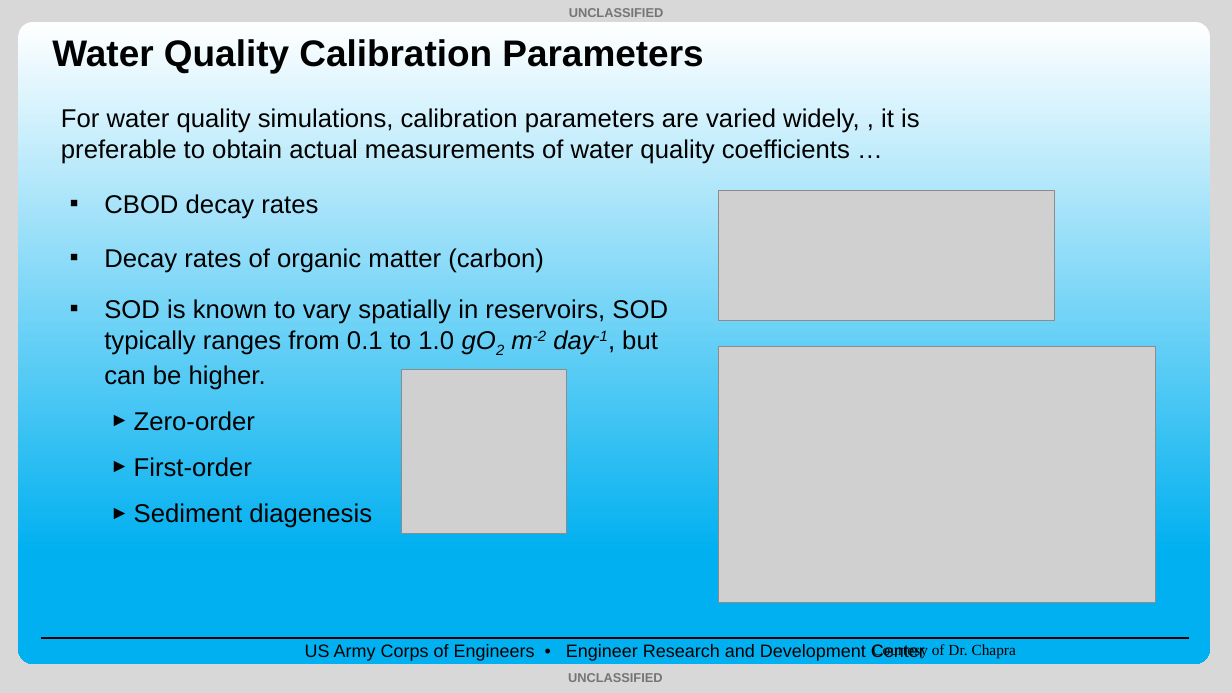
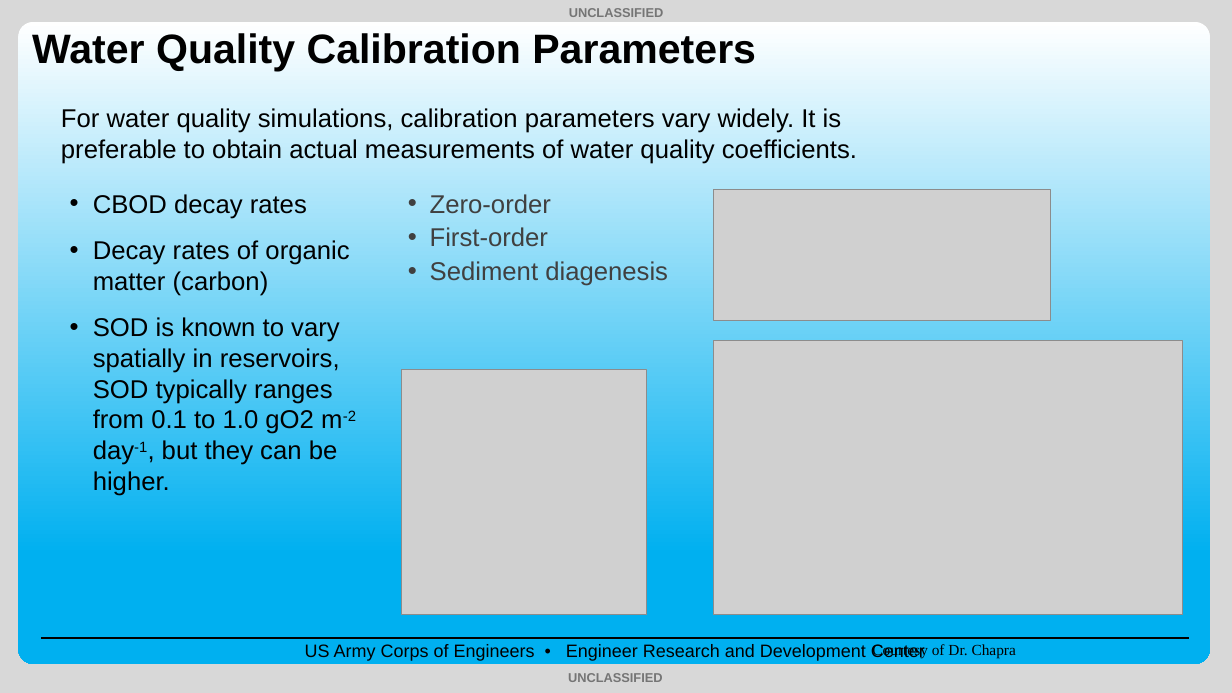
Before and after one commit to EcohydrologyTeam/CE-QUAL-W2-Workshop-2025, a slide deck: slide 15 of Lectures/2.08_Lecture_Calibration_and_Validation_Sep2025_TS.pptx. Drawn at 1232x693 pixels with LibreOffice and Linux fonts; fonts in the diff are those of the drawing; grey boxes stand for pictures; background and template pictures are left out. Boxes give left, top, right and bottom in pixels: in the first picture for what was removed or moved away, otherwise in the second. Text is boxed around its words. In the diff, an @@ line names an element or a change of style, - is before the commit and + after.

```diff
--- a/Lectures/2.08_Lecture_Calibration_and_Validation_Sep2025_TS.pptx
+++ b/Lectures/2.08_Lecture_Calibration_and_Validation_Sep2025_TS.pptx
@@ title "Water Quality Calibration Parameters": place and size @@
-title "Water Quality Calibration Parameters" at [52, 39, 703, 73]
+title "Water Quality Calibration Parameters" at [32, 33, 756, 71]
@@ title "Water Quality Calibration Parameters" at [32, 33, 756, 71]: size 28.8 to 32 pt @@
@@ text at [61, 108, 857, 164]: text changed @@
-For water quality simulations, calibration parameters are varied widely, , it is preferable to obtain actual measurements of water quality coefficients …
+For water quality simulations, calibration parameters vary widely. It is preferable to obtain actual measurements of water quality coefficients.
@@ text "CBOD decay rates" at [93, 194, 356, 496]: columns 1 to 2 @@
@@ text at [93, 194, 349, 296]: text colour #000000 to #404040 in "Zero-order", "First-order", "Sediment diagenesis"; bullet ▪ to •; less space between paragraphs; bullet ► to • @@
@@ picture: place and size @@
-picture at [718, 190, 1055, 322]
+picture at [714, 189, 1051, 321]
@@ text at [93, 317, 356, 496]: text changed @@
-▪ SOD is known to vary spatially in reservoirs, SOD typically ranges from 0.1 to 1.0 gO2 m-2 day-1, but can be higher.
+• SOD is known to vary spatially in reservoirs, SOD typically ranges from 0.1 to 1.0 gO2 m-2 day-1, but they can be higher.
@@ picture: place and size @@
-picture at [718, 347, 1155, 603]
+picture at [714, 340, 1182, 615]
@@ picture: place and size @@
-picture at [401, 370, 566, 534]
+picture at [401, 370, 647, 616]
```
Also in this commit, not shown: 22 other slides changed, 8 other files.
